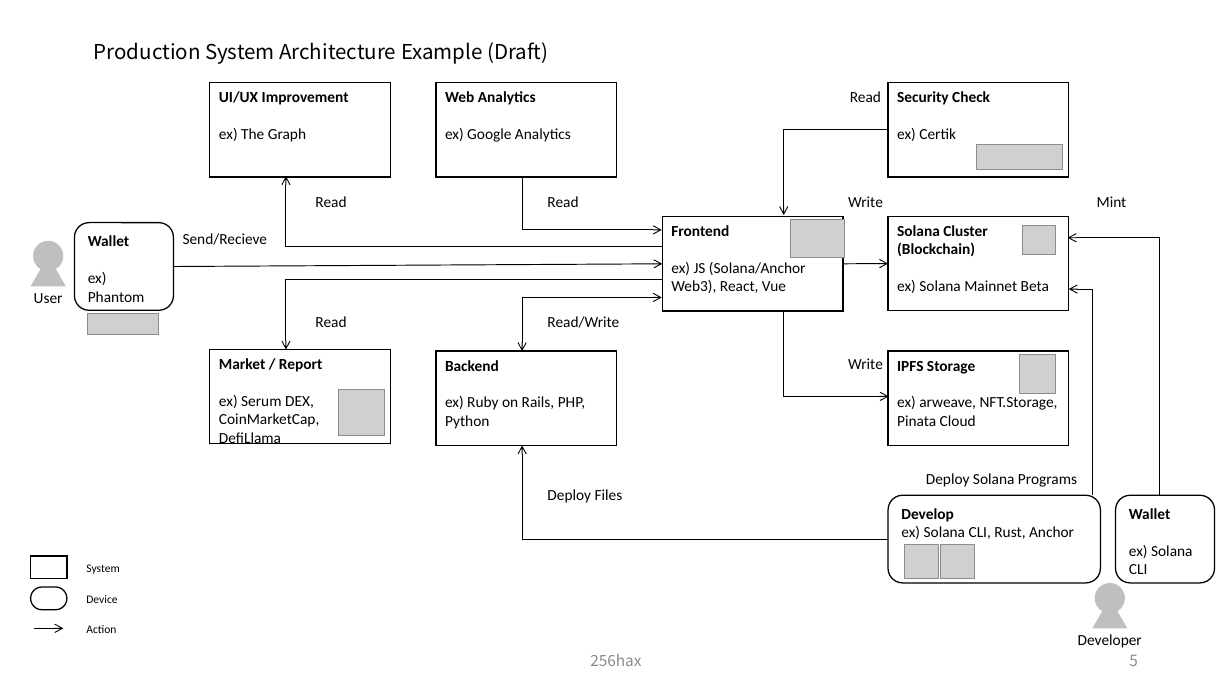
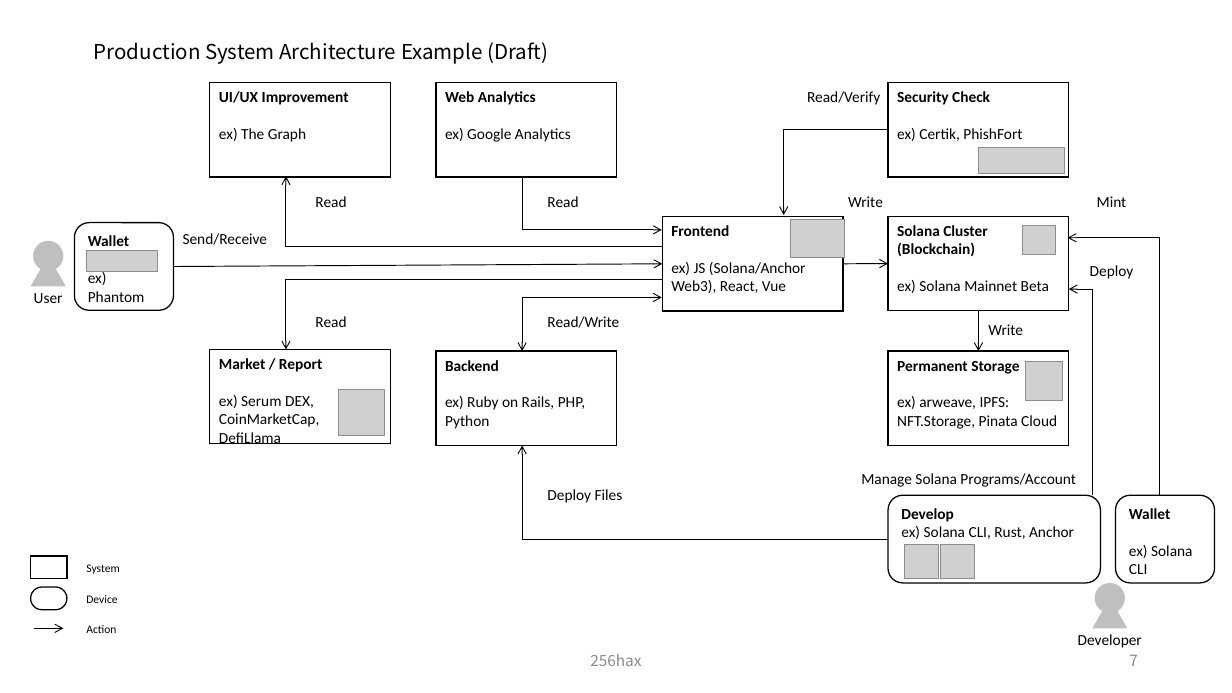
Before and after one commit to SmartGru25/Solana-React-Minimal, a slide deck: slide 8 of docs/Solana_Blockchain_Outline_Figure.pptx (slide 6 before the commit). Drawn at 1232x693 pixels with LibreOffice and Linux fonts; fonts in the diff are those of the drawing; grey boxes stand for pictures. Boxes give left, top, right and bottom in pixels: in the first picture for what was removed or moved away, otherwise in the second. Text is boxed around its words. In the diff, an @@ line names an element or a change of style, - is before the commit and + after.

```diff
--- a/docs/Solana_Blockchain_Outline_Figure.pptx
+++ b/docs/Solana_Blockchain_Outline_Figure.pptx
@@ text at [807, 91, 880, 105]: text changed @@
-Read
+Read/Verify
@@ text in rectangle at [897, 128, 1022, 141]: text changed @@
-ex) Certik
+ex) Certik, PhishFort
@@ picture: place and size @@
-picture at [977, 144, 1063, 170]
+picture at [979, 148, 1065, 174]
@@ text at [183, 233, 268, 245]: text changed @@
-Send/Recieve
+Send/Receive
@@ picture: place and size @@
-picture at [88, 314, 159, 335]
+picture at [86, 250, 157, 272]
@@ text added at [1090, 265, 1134, 279], 12 pt, text #000000 @@
+Deploy
@@ freeform shape removed at [784, 311, 889, 396] @@
@@ text "Write": place and size @@
-text "Write" at [848, 358, 883, 369]
+text "Write" at [988, 324, 1023, 335]
@@ arrow added from (979, 311) to (979, 351), #000000 0.75 pt @@
@@ text in rectangle at [897, 361, 1057, 429]: text changed @@
-IPFS Storage
-ex) arweave, NFT.Storage, Pinata Cloud
+Permanent Storage
+ex) arweave, IPFS: NFT.Storage, Pinata Cloud
@@ picture: place and size @@
-picture at [1019, 355, 1055, 393]
+picture at [1026, 362, 1062, 400]
@@ text at [861, 473, 1076, 487]: text changed @@
-Deploy Solana Programs
+Manage Solana Programs/Account
@@ page number at [1129, 655, 1138, 666]: text changed @@
-5
+7
```
Also in this commit, not shown: 3 other slides changed, 2 slides added.
